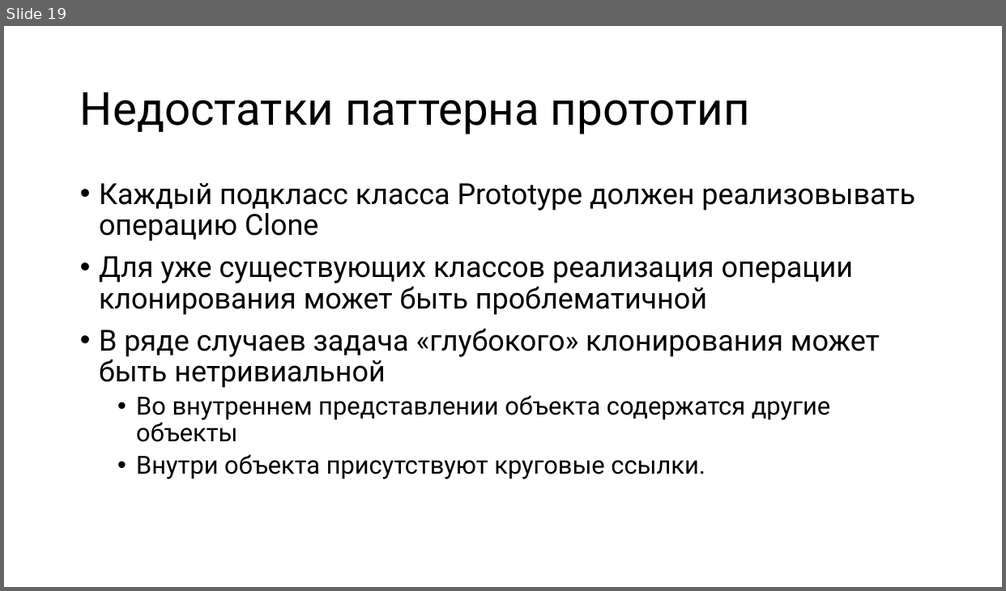
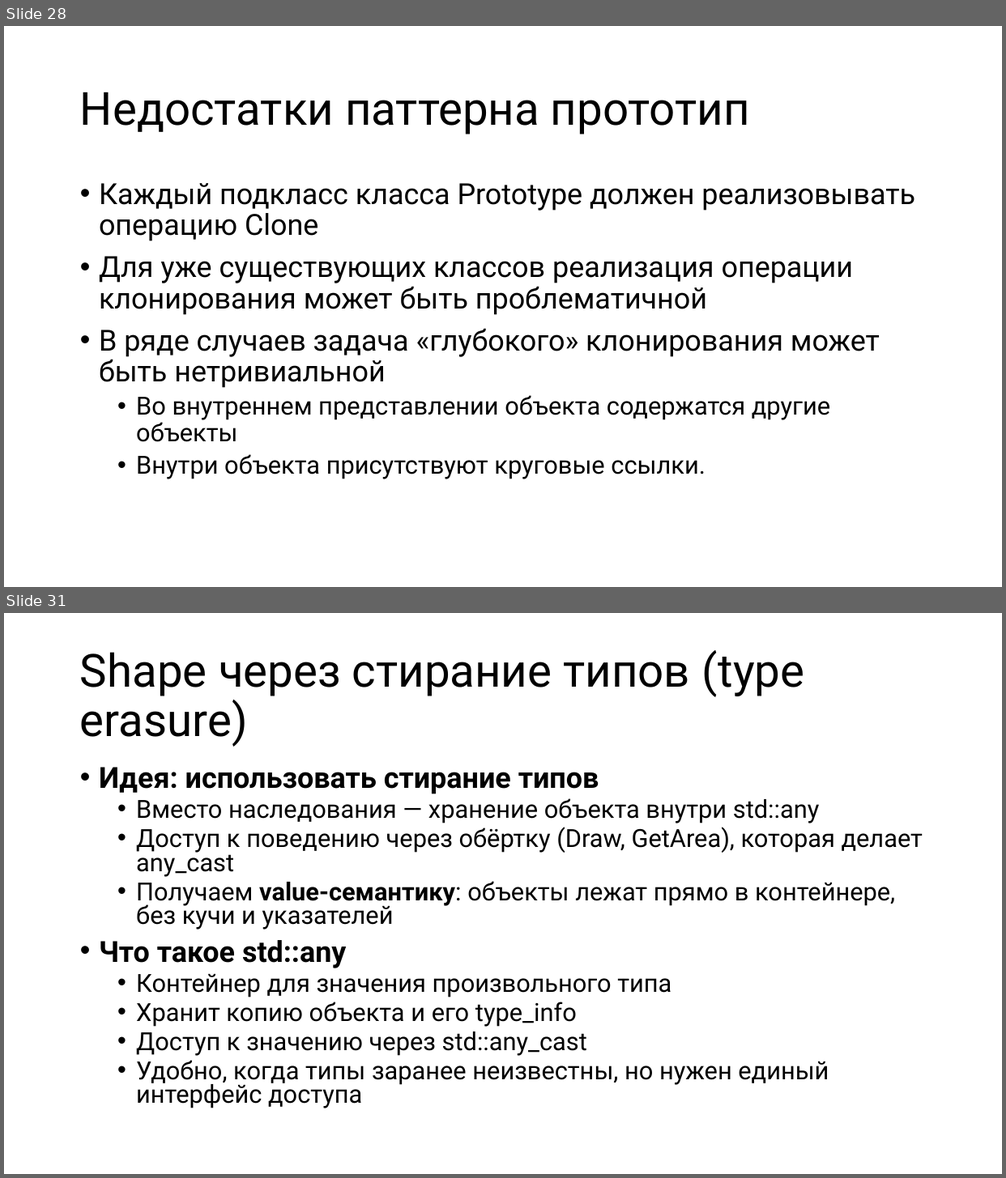
Before and after one commit to alexey-malov/ood, a slide deck: lectures/14.prototype/prototype.pptx. Shown one above the other, each under a label of ours: slide 19 before the commit, slides 28 and 31 after it; the slides between them are not shown. The pictures are 1006x591 and 1006x1178 pixels, drawn with LibreOffice and Linux fonts; fonts in the diff are those of the drawing. Boxes give left, top, right and bottom in pixels: in the first picture for what was removed or moved away, otherwise in the second. Text is boxed around its words. In the diff, an @@ line names an element or a change of style, - is before the commit and + after.

```diff
--- a/lectures/14.prototype/prototype.pptx
+++ b/lectures/14.prototype/prototype.pptx
@@ slide 31 added at <box>4,613,1002,1174</box>, background #FFFFFF @@
@@ title added at <box>80,650,804,747</box>, 44 pt, text #000000 @@
+Shape через стирание типов (type erasure)
@@ text added at <box>99,767,923,1109</box>, 24 pt, text #000000 @@
+• Идея: использовать стирание типов
+  • Вместо наследования — хранение объекта внутри std::any
+  • Доступ к поведению через обёртку (Draw, GetArea), которая делает any_cast
+  • Получаем value-семантику: объекты лежат прямо в контейнере, без кучи и указателей
+• Что такое std::any
+  • Контейнер для значения произвольного типа
+  • Хранит копию объекта и его type_info
+  • Доступ к значению через std::any_cast
+  • Удобно, когда типы заранее неизвестны, но нужен единый интерфейс доступа
@@ what was slide 19 is now slide 28 @@
```
Also in this commit, not shown: 5 slides changed, 26 other slides added, 2 slides removed, 10 other files.
